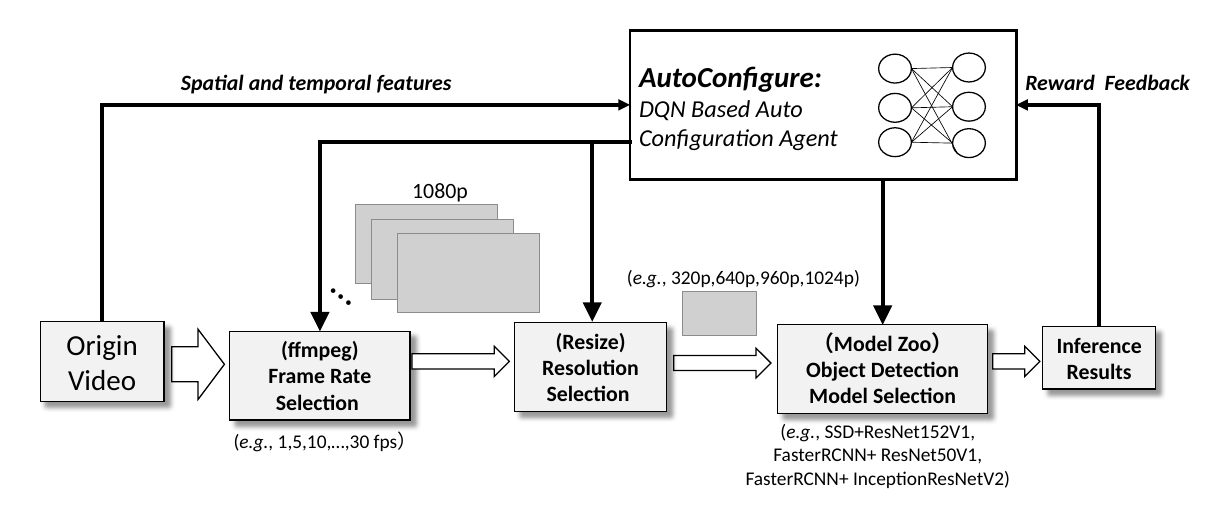
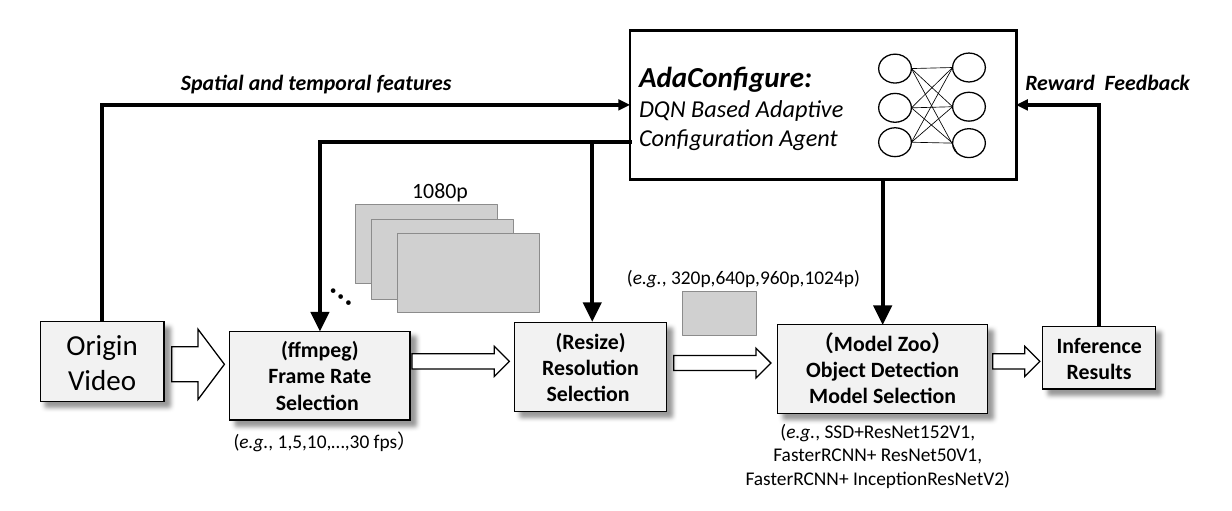
Before and after one commit to ZhaoliangHe/PerConfigure_Paper, a slide deck: slide 1 of paper/figures/auto_framework.pptx. Drawn at 1232x511 pixels with LibreOffice and Linux fonts; fonts in the diff are those of the drawing; grey boxes stand for pictures. Boxes give left, top, right and bottom in pixels: in the first picture for what was removed or moved away, otherwise in the second. Text is boxed around its words. In the diff, an @@ line names an element or a change of style, - is before the commit and + after.

```diff
--- a/paper/figures/auto_framework.pptx
+++ b/paper/figures/auto_framework.pptx
@@ text in rectangle at <box>639,66,843,121</box>: text changed; size 22.7 to 18.9 pt; bold off @@
-AutoConfigure:
-DQN Based Auto
+AdaConfigure:
+DQN Based Adaptive
```
Also in this commit, not shown: 23 other files.
